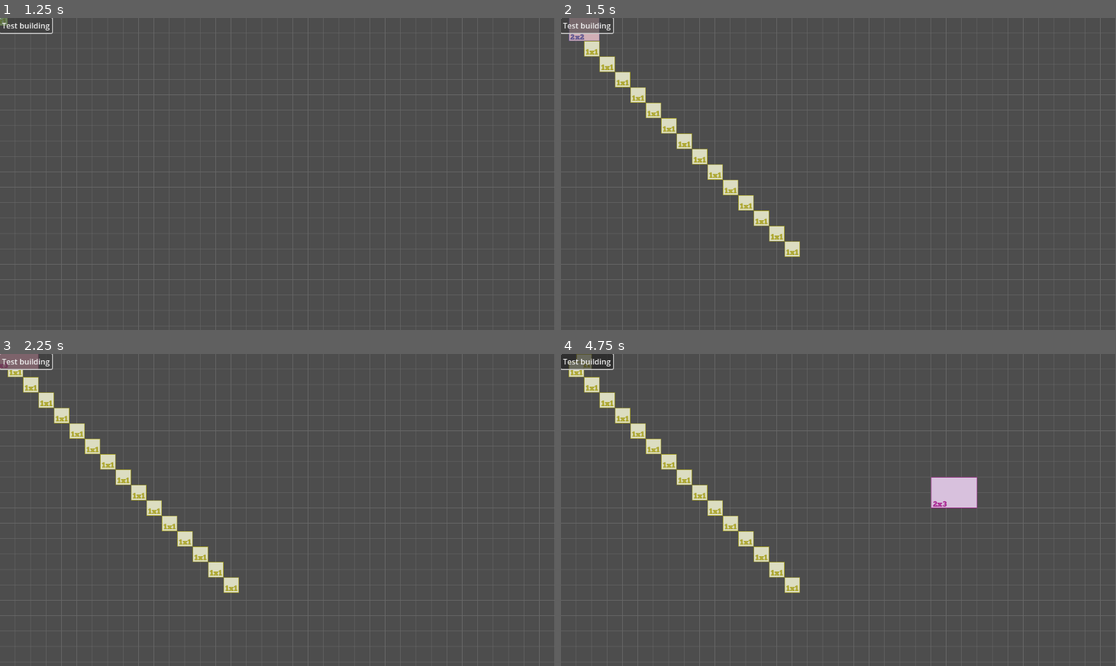
Above: before the commit, frames 1-4 (two rows, left to right).
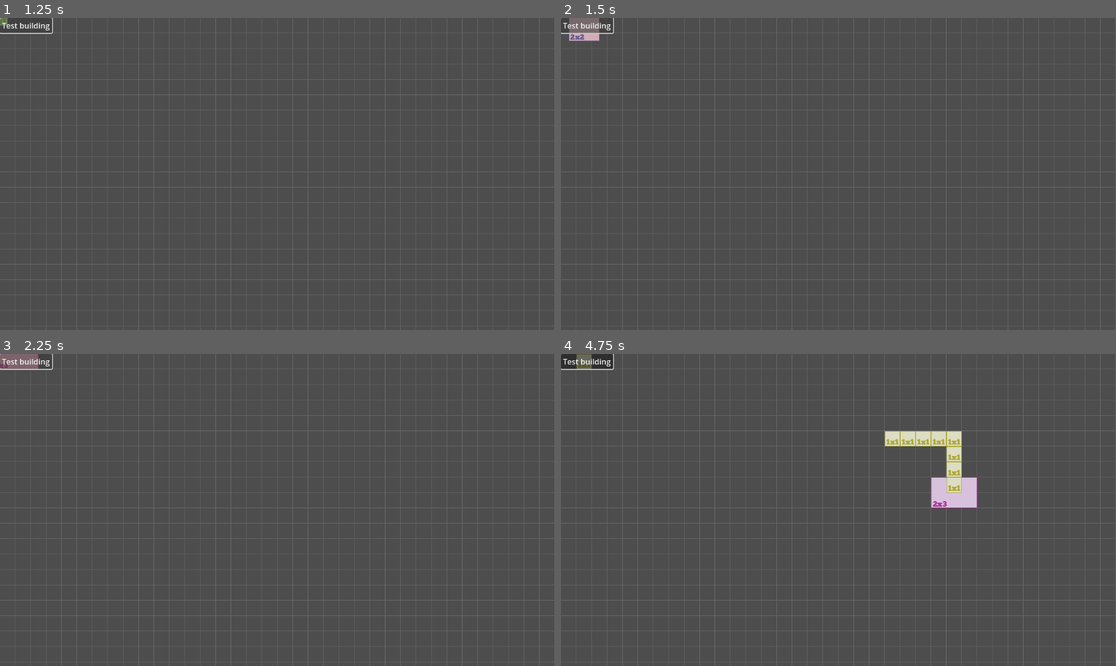
Above: after the commit, the same moments.

Repository: lacedon/western-town-sim
Game: Godot game, scene res://src/screens/game/game.tscn
Two runs of this game, one before a commit and one after it. Both use one fixed random seed, a clock stepped at 60 frames per second and the inputs below.
Inputs (mouse positions are in pixels of both pictures, inside the frame that each line leads up to):
- Up to frame 1 (1.25 s): click "Test building" at 0.5 s
- Up to frame 2 (1.5 s): click "Test building" at 1.25 s
- Up to frame 3 (2.25 s): click "Test building" at 2 s
- Up to frame 4 (4.75 s): tap Enter at 2.75, 4.25 s; move the mouse to (960, 494) at 2.77 s; click (960, 494) at 2.92 s; tap Space at 3.5 s; move the mouse to (727, 525) at 3.52 s; click (727, 525) at 3.67 s; move the mouse to (894, 441) at 4.27 s; click (894, 441) at 4.42 s

Frame 1 is identical in both runs. In frame 2, 2.0% of the frame differs, in the area x 4-44%, y 7-77%; in frame 3, 2.0%; in frame 4, 3.2%, in the area x 1-73%, y 2-77%.

Commit message:
Fix building chained buildings

Diff:
--- a/src/components/builder/builder.gd
+++ b/src/components/builder/builder.gd
@@ -41,7 +41,7 @@
     # Start placing building
     if event.is_pressed() && buildingNode.canBePlaced():
       _isPlacingStarted = true
-      _placingStartCoordinates = event.position
+      _placingStartCoordinates = _parseCoordinates(event.position, false)
       # Place the first building in the chain
       if buildingNode.building.buildingMode == RBuilding.BuildingMode.chaining:
         placeBuilding()
@@ -50,18 +50,26 @@
       # Place building and stop placing
       if event.button_index == MOUSE_BUTTON_LEFT:
         # Place chain of buildings
-        # TODO: Fix it. Should make a line of the buildings
+        # TODO: Refactor this mess
         if buildingNode.building.buildingMode == RBuilding.BuildingMode.chaining:
           var targetX: float = _parseCoordinate(event.position, 0, false)
-          var targetY: float = _parseCoordinate(event.position, 0, false)
-          var minStepCount: int = floor(min(abs(_placingStartCoordinates.x - targetX), abs(_placingStartCoordinates.y - targetY)))
-          prints('minStepCount', minStepCount)
-          for stepIndex in range(minStepCount):
-            var placedBuilding = placeBuilding()
-            placedBuilding.position = Vector2(
-              (targetX + stepIndex) * GameConfig.tileSize.x,
-              (targetY + stepIndex) * GameConfig.tileSize.y
-            )
+          var targetY: float = _parseCoordinate(event.position, 1, false)
+          var isXBigger: bool = abs(_placingStartCoordinates.x - targetX) > abs(_placingStartCoordinates.y - targetY)
+
+          if isXBigger:
+            var xStep: int = 1 if _placingStartCoordinates.x < targetX else -1
+            for x in range(_placingStartCoordinates.x, targetX, xStep):
+              placeBuilding(tileCoordinatesToPixels(Vector2(x + xStep, _placingStartCoordinates.y)))
+            var yStep: int = 1 if _placingStartCoordinates.y < targetY else -1
+            for y in range(_placingStartCoordinates.y, targetY, yStep):
+              placeBuilding(tileCoordinatesToPixels(Vector2(targetX, y + yStep)))
+          else:
+            var yStep: int = 1 if _placingStartCoordinates.y < targetY else -1
+            for y in range(_placingStartCoordinates.y, targetY, yStep):
+              placeBuilding(tileCoordinatesToPixels(Vector2(_placingStartCoordinates.x, y + yStep)))
+            var xStep: int = 1 if _placingStartCoordinates.x < targetX else -1
+            for x in range(_placingStartCoordinates.x, targetX, xStep):
+              placeBuilding(tileCoordinatesToPixels(Vector2(x + xStep, targetY)))
 
         elif buildingNode.canBePlaced():
           placeBuilding()
@@ -81,6 +89,18 @@
   )
   return tileCoordinate * tileSize if shouldReturnPixels else tileCoordinate
 
+func _parseCoordinates(eventPosition: Vector2, shouldReturnPixels = true) -> Vector2:
+  return Vector2(
+    _parseCoordinate(eventPosition, 0, shouldReturnPixels),
+    _parseCoordinate(eventPosition, 1, shouldReturnPixels)
+  )
+
+func tileCoordinatesToPixels(tileCoordinates: Vector2) -> Vector2:
+  return Vector2(
+    (tileCoordinates.x + (0.5 if isOdd.isOdd(buildingNode.building.size.x) else 0.))* GameConfig.tileSize.x,
+    (tileCoordinates.y + (0.5 if isOdd.isOdd(buildingNode.building.size.y) else 0.))* GameConfig.tileSize.y
+  )
+
 func _updateBuildingColoring() -> void:
   buildingNode.updateColoring()
 
@@ -98,9 +118,11 @@
   buildingNode.hide()
   _buildingIndex = (_buildingIndex + 1) % _buildings.size()
 
-func placeBuilding() -> BuildingNode:
+func placeBuilding(buildingPosition: Vector2 = Vector2.INF) -> BuildingNode:
   # TODO: Rewrite to use entity-pool
   var building: BuildingNode = BuildingNode.clone(buildingNode)
   building.mode = BuildingNode.BuildingMode.placed
   buildingContainer.add_child(building)
+  if buildingPosition != Vector2.INF:
+    building.position = buildingPosition
   return building
